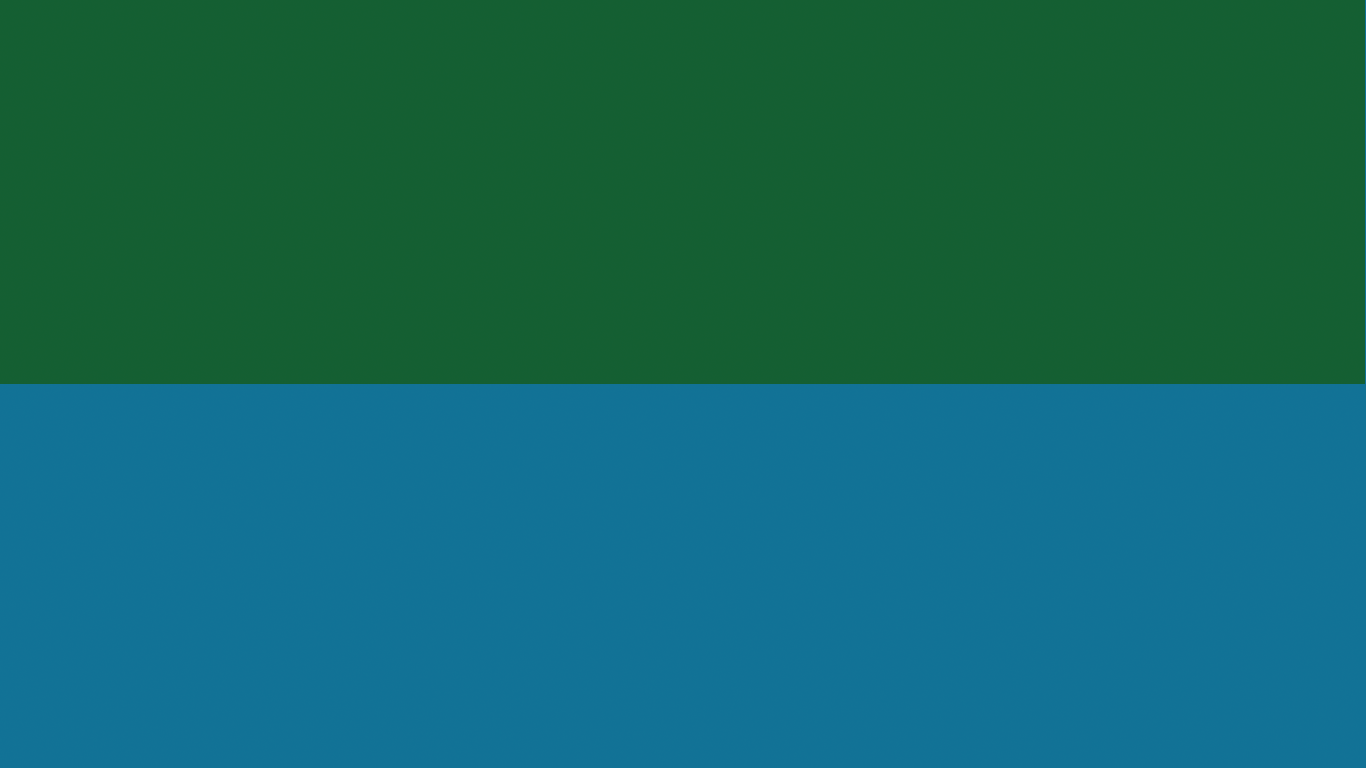
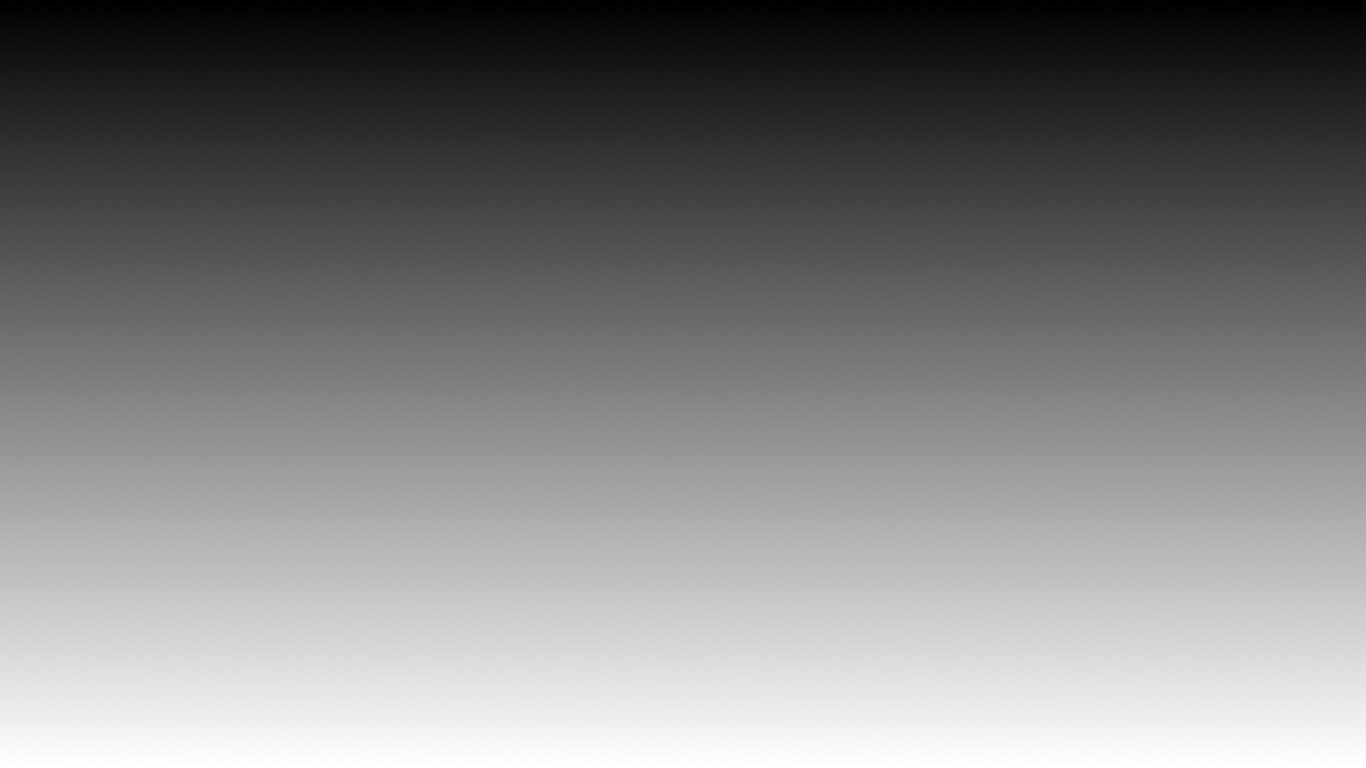
Two versions of the same layered image (w=1366, h=768). Layer-by-layer changes:
added layer "Layer" above "greyPlaceholder.jpg" over [0, 0, 1366, 768]
hid "greyPlaceholder.jpg", painted on it over [0, 0, 1366, 768]
